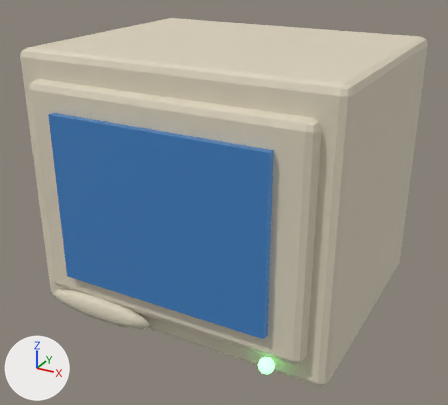
Renders of the glTF model assets/models/computer.glb from each side of a commit.
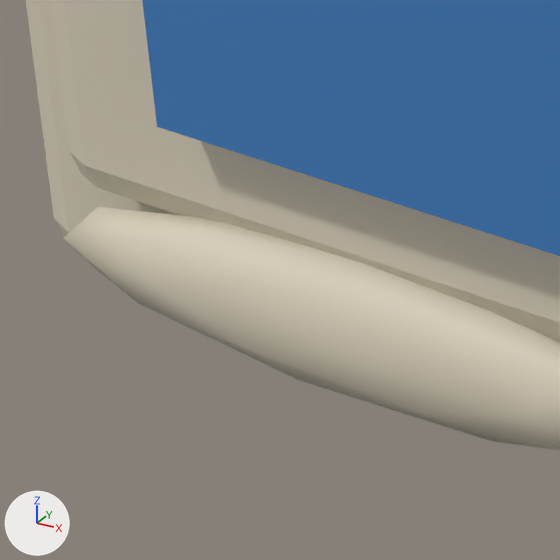
The first picture shows the older version from a camera (50 mm lens) standing at (0.452, -0.833, 0.596) and looking at (0.001, -0.013, 0.186). The close-ups show the older and then the newer version on the part from 9% to 29% of the width and 63% to 85% of the height of that picture. Only the edits that show in the close-ups are written down. Arrows for +X, +Y and +Z are at lower left; the lights stay in place. Where no turn or scale is listed for an object, it has been applied to the vertices.

Objects in the first close-up: 'bezel', 'body', 'floppy-slot', 'screen'.
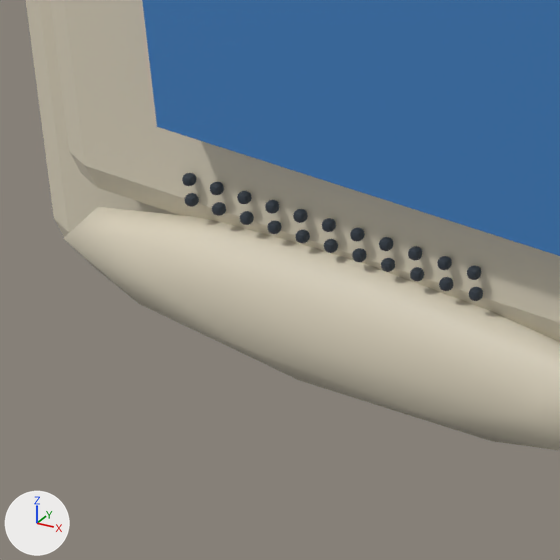
Where the newer file only moved an object's origin or applied its transform, the numbers keep the older frame.

Diff of the bpy script that builds the scene:
```diff
--- a/assets/models/computer.glb.py
+++ b/assets/models/computer.glb.py
@@ ob_speaker_grille_021 @@
+ob_speaker_grille_021 = bpy.data.objects.new('speaker-grille.021', me_speaker_grille_021)  # 56 vertices, 108 faces; spans x -0.0015..0.0015, y -0.0015..0.0015, z -0.0015..0.0015; in mat_c2c3640 (dark blue #2c3640)
+ob_speaker_grille_021.location = (-0.08, -0.202, 0.08)
@@ ob_speaker_grille_020 @@
+ob_speaker_grille_020 = bpy.data.objects.new('speaker-grille.020', me_speaker_grille_021.copy())
+ob_speaker_grille_020.location = (-0.089, -0.202, 0.08)
@@ ob_speaker_grille_019 @@
+ob_speaker_grille_019 = bpy.data.objects.new('speaker-grille.019', me_speaker_grille_021.copy())
+ob_speaker_grille_019.location = (-0.098, -0.202, 0.08)
@@ ob_speaker_grille_018 @@
+ob_speaker_grille_018 = bpy.data.objects.new('speaker-grille.018', me_speaker_grille_021.copy())
+ob_speaker_grille_018.location = (-0.107, -0.202, 0.08)
@@ ob_speaker_grille_017 @@
+ob_speaker_grille_017 = bpy.data.objects.new('speaker-grille.017', me_speaker_grille_021.copy())
+ob_speaker_grille_017.location = (-0.116, -0.202, 0.08)
@@ ob_speaker_grille_016 @@
+ob_speaker_grille_016 = bpy.data.objects.new('speaker-grille.016', me_speaker_grille_021.copy())
+ob_speaker_grille_016.location = (-0.125, -0.202, 0.08)
@@ ob_speaker_grille_015 @@
+ob_speaker_grille_015 = bpy.data.objects.new('speaker-grille.015', me_speaker_grille_021.copy())
+ob_speaker_grille_015.location = (-0.134, -0.202, 0.08)
@@ ob_speaker_grille_014 @@
+ob_speaker_grille_014 = bpy.data.objects.new('speaker-grille.014', me_speaker_grille_021.copy())
+ob_speaker_grille_014.location = (-0.143, -0.202, 0.08)
@@ ob_speaker_grille_013 @@
+ob_speaker_grille_013 = bpy.data.objects.new('speaker-grille.013', me_speaker_grille_021.copy())
+ob_speaker_grille_013.location = (-0.152, -0.202, 0.08)
@@ ob_speaker_grille_012 @@
+ob_speaker_grille_012 = bpy.data.objects.new('speaker-grille.012', me_speaker_grille_021.copy())
+ob_speaker_grille_012.location = (-0.161, -0.202, 0.08)
@@ ob_speaker_grille_011 @@
+ob_speaker_grille_011 = bpy.data.objects.new('speaker-grille.011', me_speaker_grille_021.copy())
+ob_speaker_grille_011.location = (-0.17, -0.202, 0.08)
@@ ob_speaker_grille_010 @@
+ob_speaker_grille_010 = bpy.data.objects.new('speaker-grille.010', me_speaker_grille_021.copy())
+ob_speaker_grille_010.location = (-0.08, -0.202, 0.074)
@@ ob_speaker_grille_009 @@
+ob_speaker_grille_009 = bpy.data.objects.new('speaker-grille.009', me_speaker_grille_021.copy())
+ob_speaker_grille_009.location = (-0.089, -0.202, 0.074)
@@ ob_speaker_grille_008 @@
+ob_speaker_grille_008 = bpy.data.objects.new('speaker-grille.008', me_speaker_grille_021.copy())
+ob_speaker_grille_008.location = (-0.098, -0.202, 0.074)
@@ ob_speaker_grille_007 @@
+ob_speaker_grille_007 = bpy.data.objects.new('speaker-grille.007', me_speaker_grille_021.copy())
+ob_speaker_grille_007.location = (-0.107, -0.202, 0.074)
@@ ob_speaker_grille_006 @@
+ob_speaker_grille_006 = bpy.data.objects.new('speaker-grille.006', me_speaker_grille_021.copy())
+ob_speaker_grille_006.location = (-0.116, -0.202, 0.074)
@@ ob_speaker_grille_005 @@
+ob_speaker_grille_005 = bpy.data.objects.new('speaker-grille.005', me_speaker_grille_021.copy())
+ob_speaker_grille_005.location = (-0.125, -0.202, 0.074)
@@ ob_speaker_grille_004 @@
+ob_speaker_grille_004 = bpy.data.objects.new('speaker-grille.004', me_speaker_grille_021.copy())
+ob_speaker_grille_004.location = (-0.134, -0.202, 0.074)
@@ ob_speaker_grille_003 @@
+ob_speaker_grille_003 = bpy.data.objects.new('speaker-grille.003', me_speaker_grille_021.copy())
+ob_speaker_grille_003.location = (-0.143, -0.202, 0.074)
@@ ob_speaker_grille_002 @@
+ob_speaker_grille_002 = bpy.data.objects.new('speaker-grille.002', me_speaker_grille_021.copy())
+ob_speaker_grille_002.location = (-0.152, -0.202, 0.074)
@@ ob_speaker_grille_001 @@
+ob_speaker_grille_001 = bpy.data.objects.new('speaker-grille.001', me_speaker_grille_021.copy())
+ob_speaker_grille_001.location = (-0.161, -0.202, 0.074)
@@ ob_speaker_grille @@
+ob_speaker_grille = bpy.data.objects.new('speaker-grille', me_speaker_grille_021.copy())
+ob_speaker_grille.location = (-0.17, -0.202, 0.074)
```

What differs and where, as boxes [x1, y1, x2, y2] in the close-ups (560 x 560 px):
'speaker-grille.020', added
    after: [437, 256, 452, 270]
'speaker-grille.021', added
    after: [467, 266, 481, 280]
'speaker-grille.009', added
    after: [439, 277, 454, 291]
'speaker-grille.008', added
    after: [410, 267, 424, 281]
'speaker-grille.010', added
    after: [469, 287, 483, 301]
'speaker-grille.019', added
    after: [408, 246, 422, 261]
'speaker-grille.007', added
    after: [381, 258, 395, 272]
'speaker-grille.018', added
    after: [379, 237, 393, 251]
'speaker-grille.016', added
    after: [322, 218, 336, 232]
'speaker-grille.005', added
    after: [324, 239, 338, 253]
'speaker-grille.006', added
    after: [352, 248, 366, 262]
'speaker-grille.001', added
    after: [212, 202, 226, 216]
'speaker-grille.017', added
    after: [350, 228, 365, 242]
'speaker-grille.015', added
    after: [293, 209, 308, 223]
'speaker-grille.002', added
    after: [240, 211, 254, 225]
'speaker-grille.003', added
    after: [267, 220, 282, 234]
'speaker-grille.004', added
    after: [296, 230, 310, 243]
'speaker-grille.012', added
    after: [210, 182, 224, 195]
'speaker-grille.013', added
    after: [237, 191, 252, 204]
'speaker-grille.014', added
    after: [265, 200, 279, 214]
'speaker-grille', added
    after: [185, 193, 199, 207]
'speaker-grille.011', added
    after: [182, 173, 196, 186]
